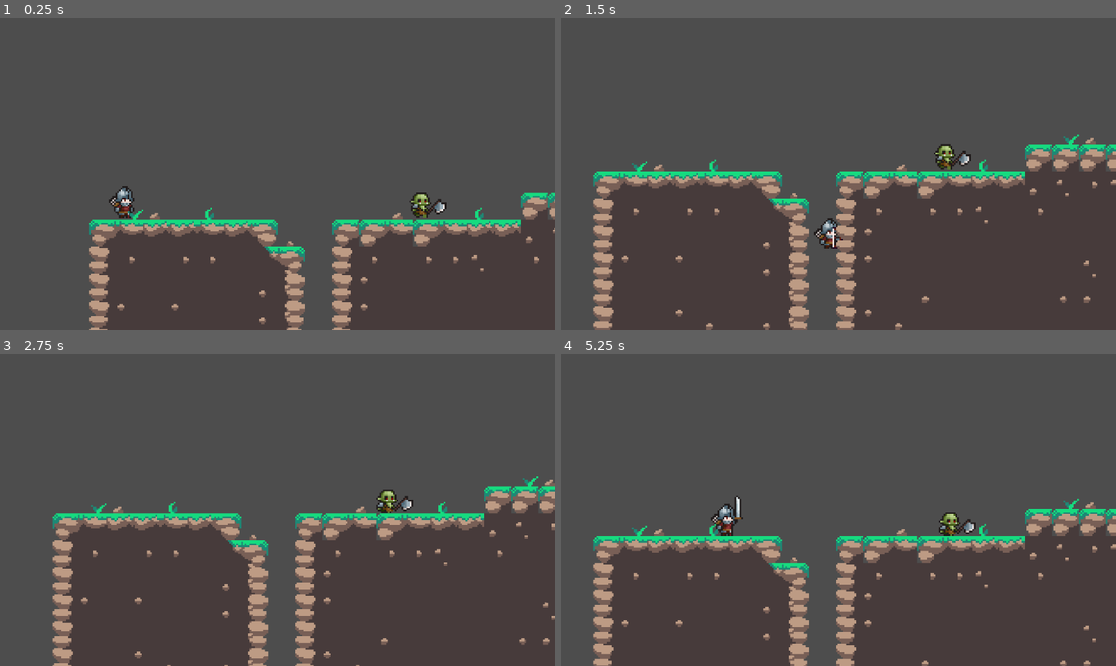
Above: before the commit, frames 1-4 (two rows, left to right).
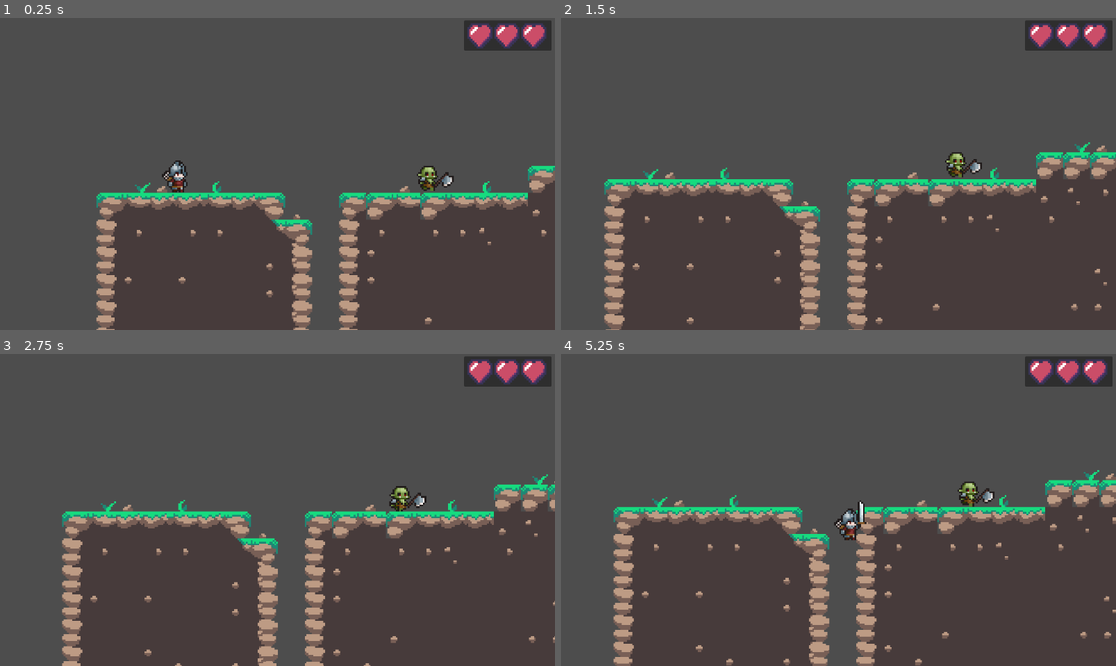
Above: after the commit, the same moments.

Repository: Wise-394/Knight_Adventure
Game: Godot game, scene res://scene/game.tscn
The game is run twice, just before and just after one commit, with the same random seed, the same clock (stepped at 60 frames per second) and the same inputs.
Inputs (mouse positions are in pixels of both pictures, inside the frame that each line leads up to):
- Up to frame 1 (0.25 s): no input
- Up to frame 2 (1.5 s): tap Enter (ui_accept) at 0.5, 0.77 s; move the mouse to (960, 158) at 0.52 s; hold D (right) from 0.53 s (still down); click (960, 158) at 0.6 s; move the mouse to (727, 189) at 1.27 s; right-click (727, 189) at 1.35 s
- Up to frame 3 (2.75 s): tap Enter (ui_accept) at 1.52 s; move the mouse to (333, 441) at 2.02 s; release D (right) at 2.03 s; hold A (left) from 2.03 s (still down); click (333, 441) at 2.1 s
- Up to frame 4 (5.25 s): move the mouse to (810, 572) at 2.77 s; release A (left) at 2.78 s; hold D (right) 2.78-4.28 s; right-click (810, 572) at 2.85 s; tap Enter (ui_accept) at 3.02, 3.77, 4.52 s; move the mouse to (1005, 556) at 3.52 s; click (1005, 556) at 3.6 s; move the mouse to (672, 463) at 4.27 s; hold A (left) 4.28-5.03 s; right-click (672, 463) at 4.35 s; move the mouse to (866, 510) at 5.02 s; hold D (right) from 5.03 s (still down); click (866, 510) at 5.1 s

The runs differ from the first frame. In frame 1, 14% of the frame differs, in the area x 16-100%, y 0-100%; in frame 2, 16%; in frame 3, 12%; in frame 4, 19%, in the area x 5-100%, y 0-100%.

Commit message:
enemy collision, hp ui

Diff:
--- a/project.godot
+++ b/project.godot
@@ -38,6 +38,13 @@
 ]
 }
 
+[layer_names]
+
+2d_physics/layer_1="player"
+2d_physics/layer_2="enemy"
+2d_physics/layer_3="world"
+2d_physics/layer_4="invi"
+
 [rendering]
 
 textures/canvas_textures/default_texture_filter=0
--- a/scene/enemy_orc.gd
+++ /dev/null
@@ -1,48 +0,0 @@
-extends CharacterBody2D
-
-@onready var animated_sprite = $AnimatedSprite2D
-@onready var ray_cast_right = $RayCastRight
-@onready var ray_cast_left = $RayCastLeft
-@onready var timer = $Timer
-
-
-const speed = 10
-var direction = 1
-var stopMoving = false
-
-func _ready():
-	ray_cast_left.set_collide_with_areas(true)
-	ray_cast_right.set_collide_with_areas(true)
-func _physics_process(delta):
-	# Add the gravity.
-	if not is_on_floor():
-		velocity += get_gravity() * delta
-
-	#check which way to turn
-	if ray_cast_right.is_colliding() and not stopMoving:
-		direction = -1
-		position.x += direction * speed * delta
-		stopMoving = true
-		timer.start()
-		print("stopMoving raycast right", stopMoving)
-	elif ray_cast_left.is_colliding() and not stopMoving:
-		direction = 1
-		position.x += direction * speed * delta
-		stopMoving = true
-		timer.start()
-		print("stopMoving raycast left", stopMoving)
-
-	if not stopMoving:
-		position.x += direction * speed * delta
-
-	# to flip the sprite
-	if direction > 0:
-		animated_sprite.flip_h = false
-	elif direction < 0:
-		animated_sprite.flip_h = true
-	move_and_slide()
-
-
-func _on_timer_timeout():
-	if stopMoving:
-		stopMoving = false # Replace with function body.
--- a/scene/enemy_orc.tscn
+++ b/scene/enemy_orc.tscn
@@ -1,6 +1,6 @@
-[gd_scene load_steps=13 format=3 uid="uid://108fnppui8n"]
+[gd_scene load_steps=14 format=3 uid="uid://108fnppui8n"]
 
-[ext_resource type="Script" path="res://scene/enemy_orc.gd" id="1_xl68k"]
+[ext_resource type="Script" path="res://script/enemy_movement.gd" id="1_si50y"]
 [ext_resource type="Texture2D" uid="uid://b5gj86a3f3np6" path="res://asset/Tiny RPG Character Asset Pack v1.03b -Free Soldier&Orc/Tiny RPG Character Asset Pack v1.03 -Free Soldier&Orc/Characters(100x100)/Orc/Orc/Orc-Walk.png" id="2_820sg"]
 
 [sub_resource type="AtlasTexture" id="AtlasTexture_7flq0"]
@@ -70,10 +70,13 @@
 [sub_resource type="RectangleShape2D" id="RectangleShape2D_ffxsh"]
 size = Vector2(12, 15)
 
+[sub_resource type="RectangleShape2D" id="RectangleShape2D_4817c"]
+size = Vector2(14, 16)
+
 [node name="enemy_orc" type="CharacterBody2D"]
 collision_layer = 2
 collision_mask = 12
-script = ExtResource("1_xl68k")
+script = ExtResource("1_si50y")
 
 [node name="AnimatedSprite2D" type="AnimatedSprite2D" parent="."]
 sprite_frames = SubResource("SpriteFrames_vys6l")
@@ -97,4 +100,11 @@
 wait_time = 0.3
 one_shot = true
 
+[node name="Area2D" type="Area2D" parent="."]
+
+[node name="CollisionShape2D" type="CollisionShape2D" parent="Area2D"]
+position = Vector2(1, 0)
+shape = SubResource("RectangleShape2D_4817c")
+
 [connection signal="timeout" from="Timer" to="." method="_on_timer_timeout"]
+[connection signal="body_entered" from="Area2D" to="." method="_on_area_2d_body_entered"]
--- a/scene/game.tscn
+++ b/scene/game.tscn
@@ -1,11 +1,13 @@
-[gd_scene load_steps=16 format=4 uid="uid://de166d2xpn0w2"]
-
+[gd_scene load_steps=18 format=4 uid="uid://de166d2xpn0w2"]
+
+[ext_resource type="Script" path="res://scene/game_manager.gd" id="1_istni"]
 [ext_resource type="PackedScene" uid="uid://dpexrbt2fbcnv" path="res://scene/enemy_barrier.tscn" id="1_mieqs"]
 [ext_resource type="PackedScene" uid="uid://b4yur2i8wyhe7" path="res://scene/player.tscn" id="1_spveg"]
 [ext_resource type="Texture2D" uid="uid://ce0lm01i7lns0" path="res://asset/Rocky Roads/Rocky Roads/Tilesets/tileset_forest.png" id="2_6f2po"]
 [ext_resource type="PackedScene" uid="uid://3aoi40ylibtc" path="res://scene/platform.tscn" id="3_ehmpa"]
 [ext_resource type="PackedScene" uid="uid://ctkfxm1sx80jn" path="res://scene/kill_zone.tscn" id="4_6ibr2"]
 [ext_resource type="PackedScene" uid="uid://108fnppui8n" path="res://scene/enemy_orc.tscn" id="5_o772b"]
+[ext_resource type="Texture2D" uid="uid://brik2ytow688y" path="res://asset/Rocky Roads/Rocky Roads/UI/hearts.png" id="8_dy664"]
 
 [sub_resource type="RectangleShape2D" id="RectangleShape2D_5aask"]
 size = Vector2(23, 48)
@@ -92,7 +94,7 @@
 "times": PackedFloat32Array(0),
 "transitions": PackedFloat32Array(1),
 "update": 0,
-"values": [Vector2(172, -90)]
+"values": [Vector2(406, -294)]
 }
 
 [sub_resource type="Animation" id="Animation_u0y80"]
@@ -106,10 +108,10 @@
 tracks/0/interp = 1
 tracks/0/loop_wrap = true
 tracks/0/keys = {
-"times": PackedFloat32Array(0, 2.06667, 2.43333, 4),
-"transitions": PackedFloat32Array(1, 1, 1, 1),
+"times": PackedFloat32Array(0, 2.03333, 3.86667),
+"transitions": PackedFloat32Array(1, 1, 1),
 "update": 0,
-"values": [Vector2(349, -115), Vector2(354, -32.9999), Vector2(353.355, -33), Vector2(354, -115)]
+"values": [Vector2(406, -294), Vector2(406, -227), Vector2(406, -302)]
 }
 
 [sub_resource type="AnimationLibrary" id="AnimationLibrary_bhrtr"]
@@ -121,11 +123,16 @@
 [sub_resource type="WorldBoundaryShape2D" id="WorldBoundaryShape2D_q14lt"]
 
 [node name="Game" type="Node2D"]
+position = Vector2(56, -184)
+
+[node name="GameManager" type="Node" parent="."]
+unique_name_in_owner = true
+script = ExtResource("1_istni")
 
 [node name="EnemyBarrier" type="Node" parent="."]
 
 [node name="EnemyBarrier" parent="EnemyBarrier" instance=ExtResource("1_mieqs")]
-position = Vector2(108, 6)
+position = Vector2(164, -178)
 collision_layer = 8
 
 [node name="CollisionShape2D" type="CollisionShape2D" parent="EnemyBarrier/EnemyBarrier"]
@@ -133,14 +140,14 @@
 shape = SubResource("RectangleShape2D_5aask")
 
 [node name="EnemyBarrier2" parent="EnemyBarrier" instance=ExtResource("1_mieqs")]
-position = Vector2(350, -15)
+position = Vector2(406, -199)
 
 [node name="CollisionShape2D" type="CollisionShape2D" parent="EnemyBarrier/EnemyBarrier2"]
 position = Vector2(6, 10)
 shape = SubResource("RectangleShape2D_fsleo")
 
 [node name="EnemyBarrier3" parent="EnemyBarrier" instance=ExtResource("1_mieqs")]
-position = Vector2(507, -12)
+position = Vector2(563, -196)
 
 [node name="CollisionShape2D" type="CollisionShape2D" parent="EnemyBarrier/EnemyBarrier3"]
 position = Vector2(9, 1)
@@ -148,42 +155,81 @@
 
 [node name="Player" parent="." instance=ExtResource("1_spveg")]
 top_level = true
-position = Vector2(0, -26)
+z_index = 5
+position = Vector2(83, -189)
 collision_mask = 6
 
 [node name="Camera2D" type="Camera2D" parent="Player"]
 zoom = Vector2(3.5, 3.5)
-limit_left = -40
-limit_bottom = 118
+limit_left = 0
+limit_bottom = -78
 limit_smoothed = true
 position_smoothing_enabled = true
 
-[node name="world" type="Node" parent="."]
-
-[node name="TileMapLayer" type="TileMapLayer" parent="world"]
-position = Vector2(187, -5)
+[node name="World" type="Node" parent="."]
+
+[node name="TileMapLayer" type="TileMapLayer" parent="World"]
+position = Vector2(243, -189)
 tile_map_data = PackedByteArray("AAD//wEAAAACAAEAAAD//wIAAAADAAIAAAD//wMAAAAEAAMAAAD//wQAAAAEAAMAAAAAAAEAAAADAAEAAAAAAA …(4368 unchanged characters)…
 tile_set = SubResource("TileSet_pklhj")
 
-[node name="platform" parent="world" instance=ExtResource("3_ehmpa")]
-position = Vector2(172, -90)
-
-[node name="AnimationPlayer" type="AnimationPlayer" parent="world/platform"]
+[node name="Platform" parent="World" instance=ExtResource("3_ehmpa")]
+position = Vector2(406, -294)
+
+[node name="AnimationPlayer" type="AnimationPlayer" parent="World/Platform"]
 libraries = {
 "": SubResource("AnimationLibrary_bhrtr")
 }
 autoplay = "move_platform"
 
-[node name="killZone" parent="world" instance=ExtResource("4_6ibr2")]
-position = Vector2(0, 169)
-
-[node name="CollisionShape2D" type="CollisionShape2D" parent="world/killZone"]
+[node name="KillZone" parent="World" instance=ExtResource("4_6ibr2")]
+position = Vector2(163, -16)
+
+[node name="CollisionShape2D" type="CollisionShape2D" parent="World/KillZone"]
+position = Vector2(117, 0)
 shape = SubResource("WorldBoundaryShape2D_q14lt")
 
-[node name="enemy" type="Node" parent="."]
-
-[node name="enemy_orc" parent="enemy" instance=ExtResource("5_o772b")]
-position = Vector2(172, 1)
-
-[node name="enemy_orc2" parent="enemy" instance=ExtResource("5_o772b")]
-position = Vector2(405, -13)
+[node name="Enemy" type="Node" parent="."]
+
+[node name="enemy_orc" parent="Enemy" instance=ExtResource("5_o772b")]
+position = Vector2(228, -183)
+
+[node name="enemy_orc2" parent="Enemy" instance=ExtResource("5_o772b")]
+position = Vector2(461, -197)
+
+[node name="UI" type="CanvasLayer" parent="."]
+
+[node name="hearts" type="Panel" parent="UI"]
+anchors_preset = 1
+anchor_left = 1.0
+anchor_right = 1.0
+offset_left = -189.0
+offset_top = 5.0
+offset_right = -7.0
+offset_bottom = 68.0
+grow_horizontal = 0
+
+[node name="HBoxContainer" type="HBoxContainer" parent="UI/hearts"]
+layout_mode = 0
+offset_left = 7.0
+offset_top = 6.0
+offset_right = 176.0
+offset_bottom = 58.0
+
+[node name="heart" type="TextureRect" parent="UI/hearts/HBoxContainer"]
+texture_filter = 1
+layout_mode = 2
+texture = ExtResource("8_dy664")
+expand_mode = 2
+
+[node name="heart2" type="TextureRect" parent="UI/hearts/HBoxContainer"]
+texture_filter = 1
+layout_mode = 2
+texture = ExtResource("8_dy664")
+expand_mode = 2
+
+[node name="heart3" type="TextureRect" parent="UI/hearts/HBoxContainer"]
+texture_filter = 1
+layout_mode = 2
+texture = ExtResource("8_dy664")
+expand_mode = 2
--- /dev/null
+++ b/scene/game_manager.gd
@@ -0,0 +1,9 @@
+extends Node
+
+var playerHealth = 3
+
+func playerDeath():
+	get_tree().reload_current_scene()
+
+func playerCollidedEnemy():
+	print("colliding")
--- a/scene/kill_zone.gd
+++ b/scene/kill_zone.gd
@@ -1,11 +1,11 @@
 extends Area2D
 
 @onready var timer = $Timer
+@onready var game_manager = %GameManager
 
 func _on_body_entered(body):
 	timer.start()
 
 
 func _on_timer_timeout():
-	get_tree().reload_current_scene()
-	print("dead")
+	game_manager.playerDeath()
--- /dev/null
+++ b/script/enemy_movement.gd
@@ -0,0 +1,52 @@
+extends CharacterBody2D
+
+@onready var animated_sprite = $AnimatedSprite2D
+@onready var ray_cast_right = $RayCastRight
+@onready var ray_cast_left = $RayCastLeft
+@onready var timer = $Timer
+@onready var game_manager = %GameManager
+@onready var area_2d = $Area2D
+
+
+const speed = 10
+var direction = 1
+var stopMoving = false
+
+func _ready():
+	ray_cast_left.set_collide_with_areas(true)
+	ray_cast_right.set_collide_with_areas(true)
+func _physics_process(delta):
+	# Add the gravity.
+	if not is_on_floor():
+		velocity += get_gravity() * delta
+
+	#check which way to turn
+	if ray_cast_right.is_colliding() and not stopMoving:
+		direction = -1
+		position.x += direction * speed * delta
+		stopMoving = true
+		timer.start()
+	elif ray_cast_left.is_colliding() and not stopMoving:
+		direction = 1
+		position.x += direction * speed * delta
+		stopMoving = true
+		timer.start()
+
+	if not stopMoving:
+		position.x += direction * speed * delta
+
+	# to flip the sprite
+	if direction > 0:
+		animated_sprite.flip_h = false
+	elif direction < 0:
+		animated_sprite.flip_h = true
+	move_and_slide()
+
+func _on_timer_timeout():
+	if stopMoving:
+		stopMoving = false # Replace with function body.
+
+
+
+func _on_area_2d_body_entered(body):
+	game_manager.playerCollidedEnemy()
Binary file changed: asset/Rocky Roads/Rocky Roads/UI/hearts.png
